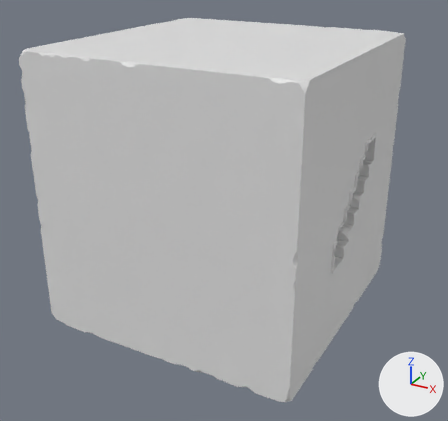
Two versions of the Blender file Moshlite/Assets/Models/Environment/venue.blend, one commit apart.
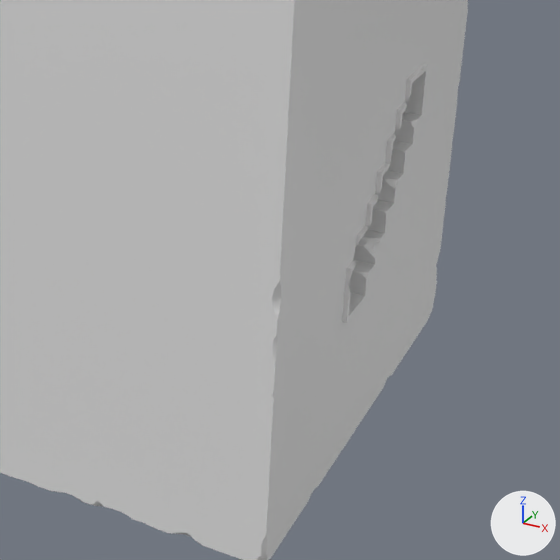
Each version is shown whole from a camera (50 mm lens) standing at (11.64, -21.58, 14.21) and looking at (0.09, -0.59, 3.72), then close up on the part from 33% to 100% of the width and 24% to 95% of the height. The axes (+X, +Y, +Z) are drawn at lower right. The lights are the same throughout.

Names of what the first close-up shows: 'Walls'.
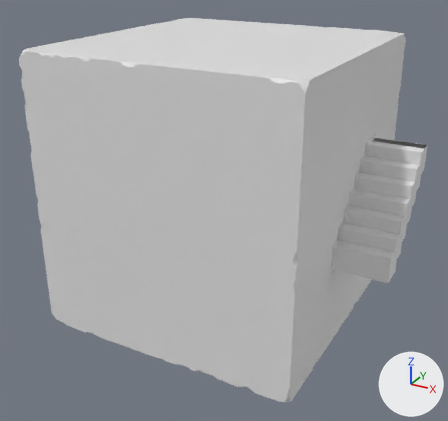
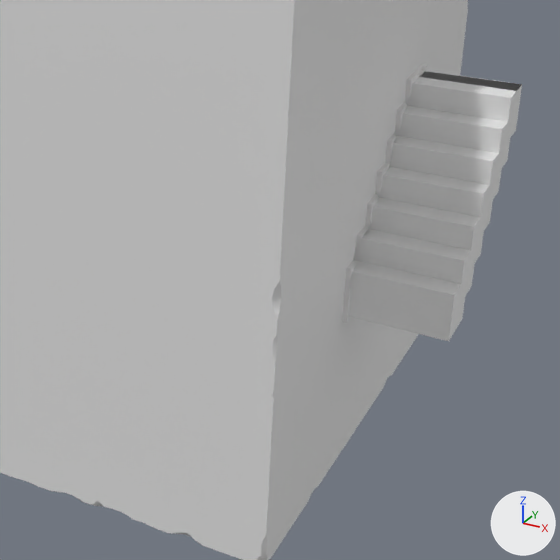
Boxes (x1, y1, x2, y2) around the edits, measured in the close-ups (560 x 560 px):
'WindowCutout', shown
    after: (348, 71, 522, 341)

Patch to the scene script:
```diff
--- a/Moshlite/Assets/Models/Environment/venue.blend.py
+++ b/Moshlite/Assets/Models/Environment/venue.blend.py
@@ ob_windowcutout @@
 ob_windowcutout.location = (0.0, -2.0, 3.5)
-ob_windowcutout.hide_set(True)
```
